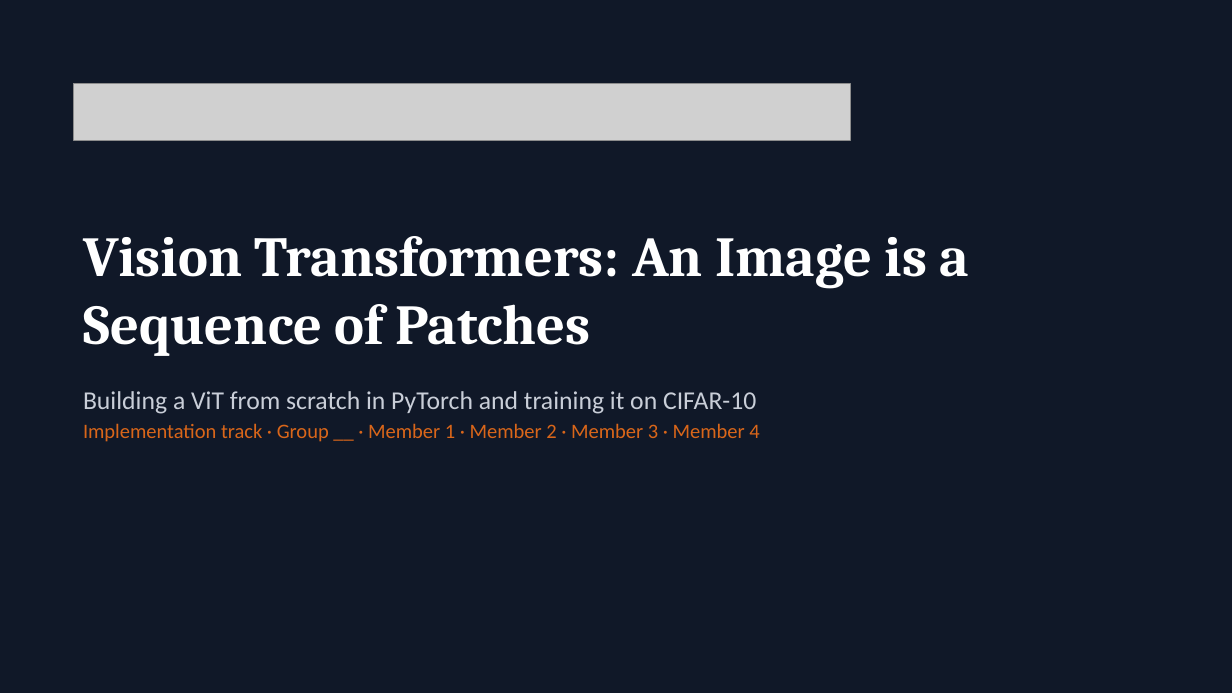
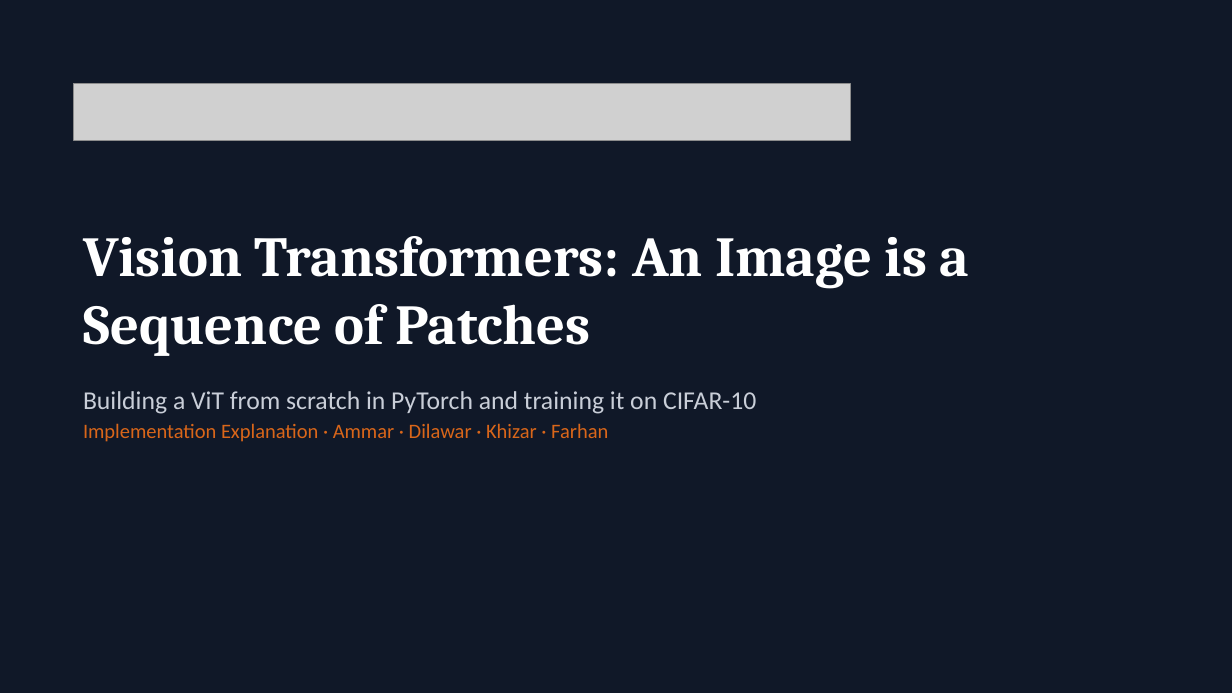
Before and after one commit to muhammadammar33/DL-presentation, a slide deck: slide 1 of ViT_Presentation.pptx. Drawn at 1232x693 pixels with LibreOffice and Linux fonts; fonts in the diff are those of the drawing; grey boxes stand for pictures. Boxes give left, top, right and bottom in pixels: in the first picture for what was removed or moved away, otherwise in the second. Text is boxed around its words. In the diff, an @@ line names an element or a change of style, - is before the commit and + after.

```diff
--- a/ViT_Presentation.pptx
+++ b/ViT_Presentation.pptx
@@ text at bbox=[83, 423, 608, 442]: text changed @@
-Implementation track · Group __ · Member 1 · Member 2 · Member 3 · Member 4
+Implementation Explanation · Ammar · Dilawar · Khizar · Farhan
```
Also in this commit, not shown: 6 other slides changed, 3 other files.
